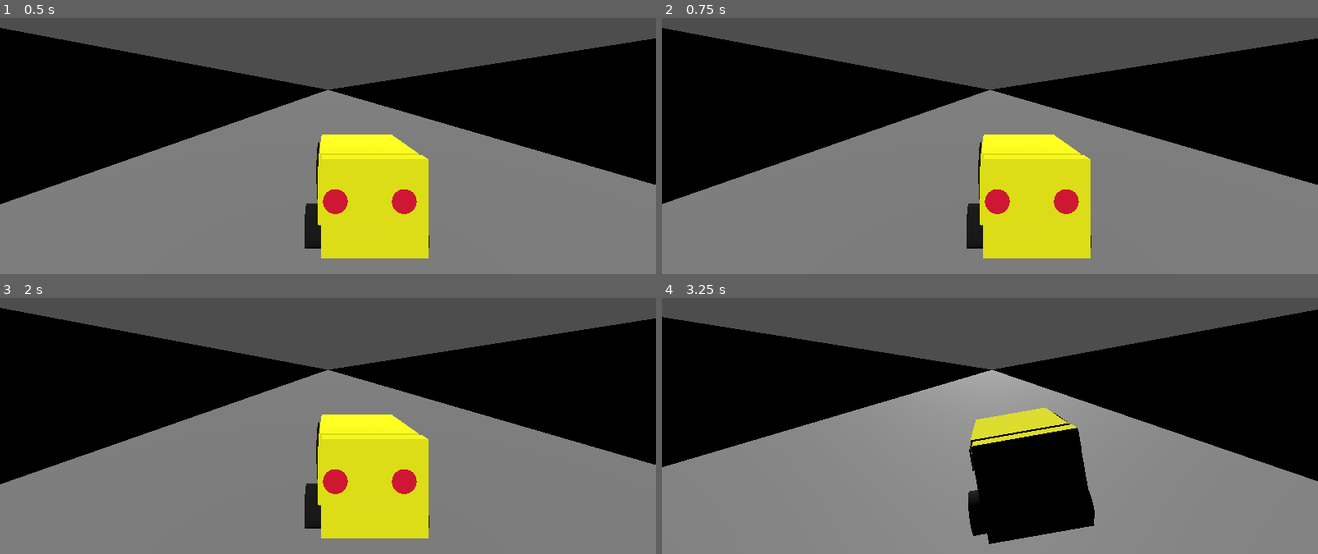
Above: before the commit, frames 1-4 (two rows, left to right).
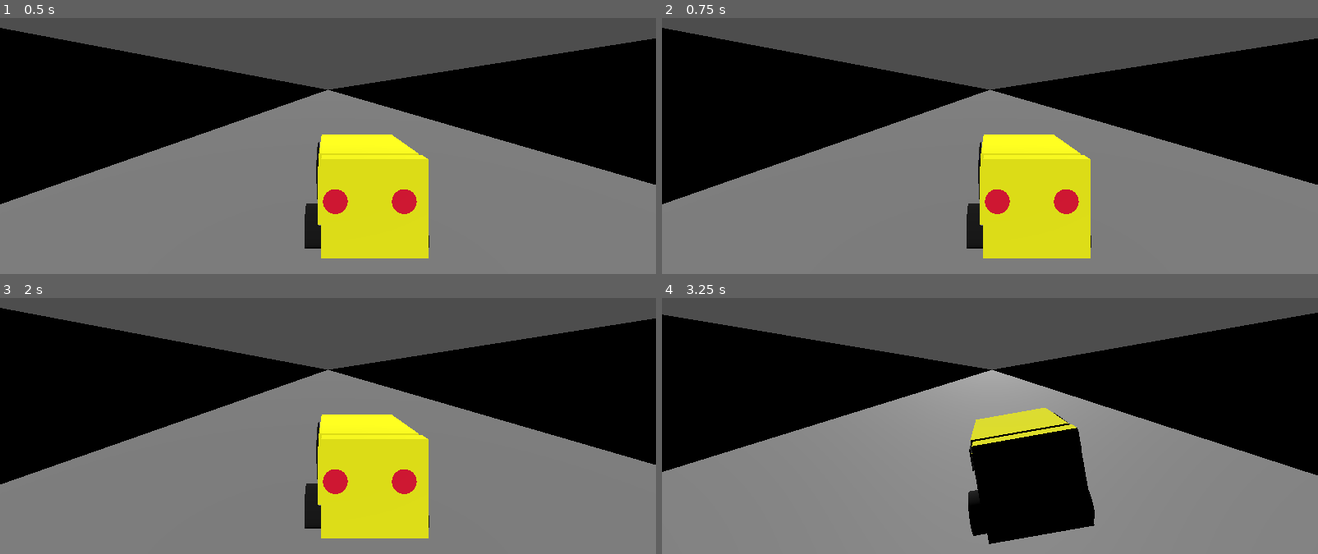
Above: after the commit, the same moments.

Repository: km2000-a11y/Urban-Drive
Game: Godot game, scene res://main.tscn
The game is run twice, just before and just after one commit, with the same random seed, the same clock (stepped at 60 frames per second) and the same inputs.
Inputs:
- Up to frame 1 (0.5 s): no input
- Up to frame 2 (0.75 s): tap Enter (ui_accept) at 0.5 s; hold W (accelerate) from 0.53 s (still down)
- Up to frame 3 (2 s): keep holding W (accelerate); tap Enter (ui_accept) at 0.77, 1.25, 1.52 s
- Up to frame 4 (3.25 s): tap Enter (ui_accept) at 2, 3.02 s; release W (accelerate) at 2.03 s; hold A (turn_left) from 2.03 s (still down)

Frame 1 is identical in both runs. In frame 2, less than 0.1% of the frame differs, in the area x 0-43%, y 34-73%; in frame 3, less than 0.1%; in frame 4, 1.6%, in the area x 0-100%, y 4-72%.

Commit message:
hvkuiuiho

Diff:
--- a/Scenes/base_car.gd
+++ b/Scenes/base_car.gd
@@ -6,14 +6,15 @@
 # ============================================================
 const GRAVITY := 30.0
 const ENGINE_BRAKE := 1.5
-const DRAG := 0.4
+const DRAG := 0.25   # smoother acceleration
 
 # ============================================================
 #  CAR STATS (Overridden by child scripts)
 # ============================================================
 var mass := 1200.0
 var zero_to_hundred := 7.0
-var top_speed := 60.0
+var top_speed_kmh := 200.0     # <-- FIXED (parent now knows this exists)
+var top_speed := 60.0          # m/s (auto-calculated)
 var turn_speed := 2.5
 var brake_strength := 20.0
 var lateral_friction := 1.2
@@ -26,6 +27,13 @@
 var rpm := 900.0
 var torque := 0.0
 
+# GEARS (override per car)
+var gear_count := 6
+var gear_ratios := [3.5, 2.1, 1.5, 1.2, 1.0, 0.82]  # realistic defaults
+var current_gear := 1
+var shift_up_rpm := 6200
+var shift_down_rpm := 2000
+
 # ============================================================
 #  INTERNAL
 # ============================================================
@@ -39,109 +47,120 @@
 @onready var car_model := $ModelRoot
 @onready var forward_ref := $ForwardRef
 
-
-# ============================================================
-#  APPLY STATS (called by child AFTER overriding)
+# ============================================================
+#  APPLY STATS
 # ============================================================
 func apply_stats():
 	acceleration_calc = 27.78 / zero_to_hundred
 	torque = (horsepower * 5252.0) / max_rpm
-
+	top_speed = top_speed_kmh / 3.6   # <-- NOW WORKS
 
 # ============================================================
 #  READY
 # ============================================================
 func _ready():
-	print("CarController READY loaded")
 	apply_stats()
 
+# ============================================================
+#  GEAR LOGIC
+# ============================================================
+func update_gears(speed_kmh):
+	if rpm > shift_up_rpm and current_gear < gear_count:
+		current_gear += 1
+		rpm *= 0.6
+
+	if rpm < shift_down_rpm and current_gear > 1:
+		current_gear -= 1
+		rpm *= 1.3
+
+	current_gear = clamp(current_gear, 1, gear_count)
 
 # ============================================================
 #  PHYSICS
 # ============================================================
 func _physics_process(delta):
 
-	# ------------------------------------------------------------
 	# INPUT
-	# ------------------------------------------------------------
 	var accel := Input.get_action_strength("accelerate")
 	var brake := Input.get_action_strength("brake")
 	var steer := Input.get_action_strength("turn_left") - Input.get_action_strength("turn_right")
 
-	# ------------------------------------------------------------
 	# STEERING
-	# ------------------------------------------------------------
 	old_rotation_y = rotation.y
 	steering = lerp(steering, steer, delta * 6.0)
 	rotation.y += steering * turn_speed * delta
 
-	# Rotate velocity with car
 	var delta_rot := rotation.y - old_rotation_y
 	if abs(delta_rot) > 0.0001 and velocity.length() > 0.1:
 		velocity = velocity.rotated(Vector3.UP, delta_rot)
 
-
-	# Visual lean
-	var tilt := -steering * 10.0
-	car_model.rotation_degrees.z = lerp(car_model.rotation_degrees.z, tilt, delta * 8.0)
-
-	# ------------------------------------------------------------
+	# VISUAL LEAN
+	car_model.rotation_degrees.z = lerp(car_model.rotation_degrees.z, -steering * 10.0, delta * 8.0)
+
 	# DIRECTIONS
-	# ------------------------------------------------------------
 	var forward :Vector3= (-forward_ref.global_transform.basis.z).normalized()
 	var right :Vector3= forward_ref.global_transform.basis.x.normalized()
 
-	# ------------------------------------------------------------
-	# RPM SIMULATION
-	# ------------------------------------------------------------
+	# ============================================================
+	# RPM + GEARS
+	# ============================================================
+	var speed_kmh := forward.dot(velocity) * 3.6
+
+	# Base RPM behavior
 	rpm += accel * 3000.0 * delta
 	rpm -= (rpm - idle_rpm) * 0.5 * delta
 	rpm = clamp(rpm, idle_rpm, max_rpm)
 
+	# Correct RPM scaling
+	rpm = clamp(speed_kmh * gear_ratios[current_gear - 1] * 35.0, idle_rpm, max_rpm)
+
+
+	update_gears(speed_kmh)
+
 	var torque_factor := rpm / max_rpm
 
-	# ------------------------------------------------------------
+	# ============================================================
 	# DRIVETRAIN TRACTION
-	# ------------------------------------------------------------
+	# ============================================================
 	var traction_factor := 1.0
 	match transmission:
 		"Front-wheel drive": traction_factor = 0.85
 		"Rear-wheel drive": traction_factor = 1.0
 		"Four-wheel drive": traction_factor = 1.15
 
-	# ------------------------------------------------------------
+	# ============================================================
 	# ACCELERATION
-	# ------------------------------------------------------------
+	# ============================================================
 	if accel > 0.0:
-		var accel_force := acceleration_calc * torque_factor * traction_factor
+
+		var launch_boost := 1.0
+		if current_gear == 1:
+			launch_boost = 1.4   # smoother but strong
+
+		var accel_force := acceleration_calc * torque_factor * traction_factor * launch_boost
 		velocity += forward * accel_force * delta
+
 	else:
 		velocity = velocity.move_toward(Vector3.ZERO, ENGINE_BRAKE * delta)
 
-	# ------------------------------------------------------------
-	# BRAKING
-	# ------------------------------------------------------------
+	# ============================================================
+	# BRAKING (weight-based)
+	# ============================================================
 	if brake > 0.0:
-		velocity = velocity.move_toward(Vector3.ZERO, brake_strength * delta)
-
-	# ------------------------------------------------------------
+		var brake_force := brake_strength * (mass / 1200.0) * 1.4
+		velocity = velocity.move_toward(Vector3.ZERO, brake_force * delta)
+
 	# DRAG
-	# ------------------------------------------------------------
-	var forward_speed = forward.dot(velocity)
-	var new_forward_speed = move_toward(forward_speed, 0.0, DRAG * delta)
+	var forward_speed := forward.dot(velocity)
+	var new_forward_speed := move_toward(forward_speed, 0.0, DRAG * delta)
 	velocity += forward * (new_forward_speed - forward_speed)
 
-
-	# ------------------------------------------------------------
 	# LATERAL FRICTION
-	# ------------------------------------------------------------
 	var lateral := right.dot(velocity)
 	if abs(lateral) > 0.05:
 		velocity -= right * lateral * lateral_friction * delta
 
-	# ------------------------------------------------------------
 	# DRIVETRAIN PERSONALITY
-	# ------------------------------------------------------------
 	match transmission:
 		"Front-wheel drive":
 			if accel > 0.7 and abs(steering) > 0.01:
@@ -151,32 +170,23 @@
 			velocity -= right * lateral * 0.15 * delta
 
 		"Four-wheel drive":
-			# Reduce lateral slip (more stability)
 			velocity -= right * lateral * 0.1 * delta
-
-			# Slight traction boost
 			velocity += forward * 0.2 * delta
 
-	# ------------------------------------------------------------
 	# SPEED LIMIT
-	# ------------------------------------------------------------
 	var flat := Vector3(velocity.x, 0, velocity.z)
 	if flat.length() > top_speed:
 		flat = flat.normalized() * top_speed
 		velocity.x = flat.x
 		velocity.z = flat.z
 
-	# ------------------------------------------------------------
 	# GRAVITY
-	# ------------------------------------------------------------
 	if not is_on_floor():
 		velocity.y -= GRAVITY * delta
 	else:
 		velocity.y = 0.0
 
-	# ------------------------------------------------------------
-	# COLLISION HANDLING
-	# ------------------------------------------------------------
+	# COLLISIONS
 	var old_velocity := velocity
 	move_and_slide()
 
@@ -187,14 +197,12 @@
 			combined_reflect += old_velocity.bounce(get_slide_collision(i).get_normal())
 		velocity = combined_reflect / collision_count
 
-	# ------------------------------------------------------------
 	# DEBUG
-	# ------------------------------------------------------------
 	_debug_stats(delta, flat.length())
 
-
-# ============================================================
-#  DEBUG FUNCTION
+# ============================================================
+#  DEBUG
+# ============================================================
 func _debug_stats(delta, speed):
 	if not debug_enabled:
 		return
@@ -204,16 +212,10 @@
 		return
 	debug_timer = 0.0
 
-	var speed_kmh = speed * 3.6
+	var speed_kmh :int= speed * 3.6
 
 	print("\n===== CAR DEBUG =====")
-	print("HP:", horsepower, "  Torque:", torque)
-	print("RPM:", rpm, "/", max_rpm)
-	print("0–100:", zero_to_hundred)
-	print("Top Speed:", top_speed)
-	print("Turn Speed:", turn_speed)
-	print("Brake Strength:", brake_strength)
-	print("Lateral Friction:", lateral_friction)
-	print("Transmission:", transmission)
+	print("Gear:", current_gear, "/", gear_count)
+	print("RPM:", rpm)
 	print("Speed:", speed_kmh, "km/h")
 	print("=====================\n")
--- a/mini_cooper_s_2011.gd
+++ b/mini_cooper_s_2011.gd
@@ -5,21 +5,25 @@
 var country := "UK"
 var engine := "1.6L I4 Supercharged"
 var weight_kg := 1210
-var top_speed_kmh := 225
 var zero_to_hundred_display := 6.9
 
 func _ready():
-	# GAMEPLAY STATS (override parent defaults)
+	# GAMEPLAY STATS
 	mass = 1210.0
 	horsepower = 181
 	max_rpm = 6500.0
 	zero_to_hundred = 6.9
-	top_speed = 62.5          # 225 km/h
+	top_speed_kmh = 225
 	turn_speed = 3.0
-	brake_strength = 19.0
+	brake_strength = 12.0
 	lateral_friction = 1.12
 	transmission = "Front-wheel drive"
 
-	# IMPORTANT: Recalculate torque + accel AFTER overrides
+	# ARCADE GEAR RATIOS (Mini but fun)
+	gear_count = 6
+	gear_ratios = [3.20, 2.00, 1.40, 1.10, 0.90, 0.78]
+	shift_up_rpm = 6450
+	shift_down_rpm = 2000
+
 	apply_stats()
 	print("Child READY loaded:", car_name)
